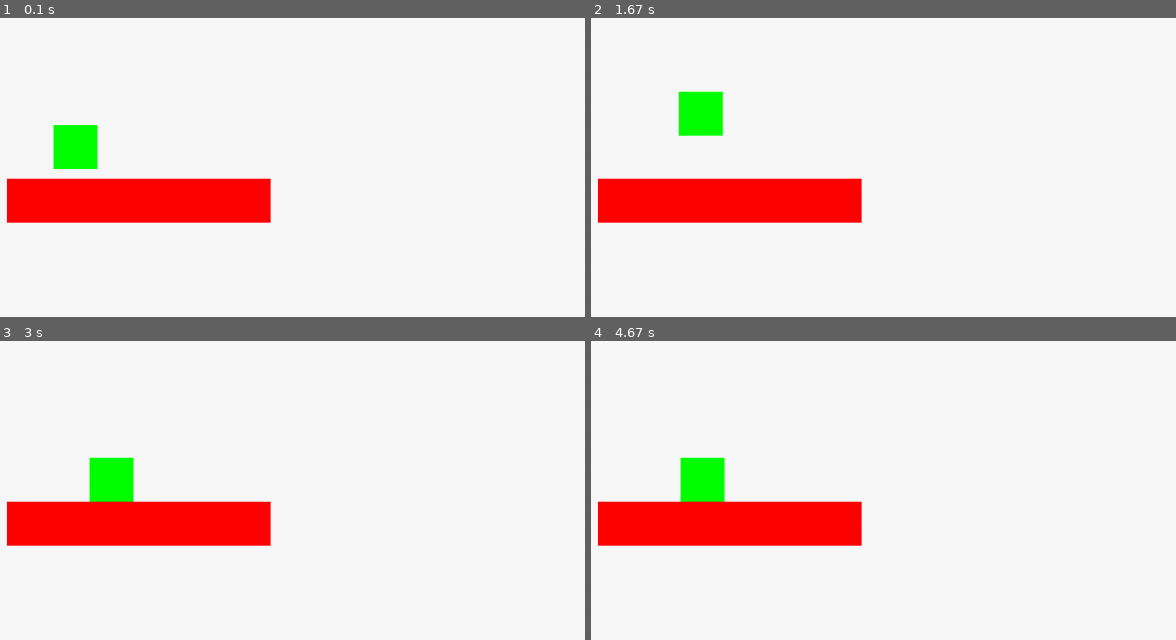
Above: before the commit, frames 1-4 (two rows, left to right).
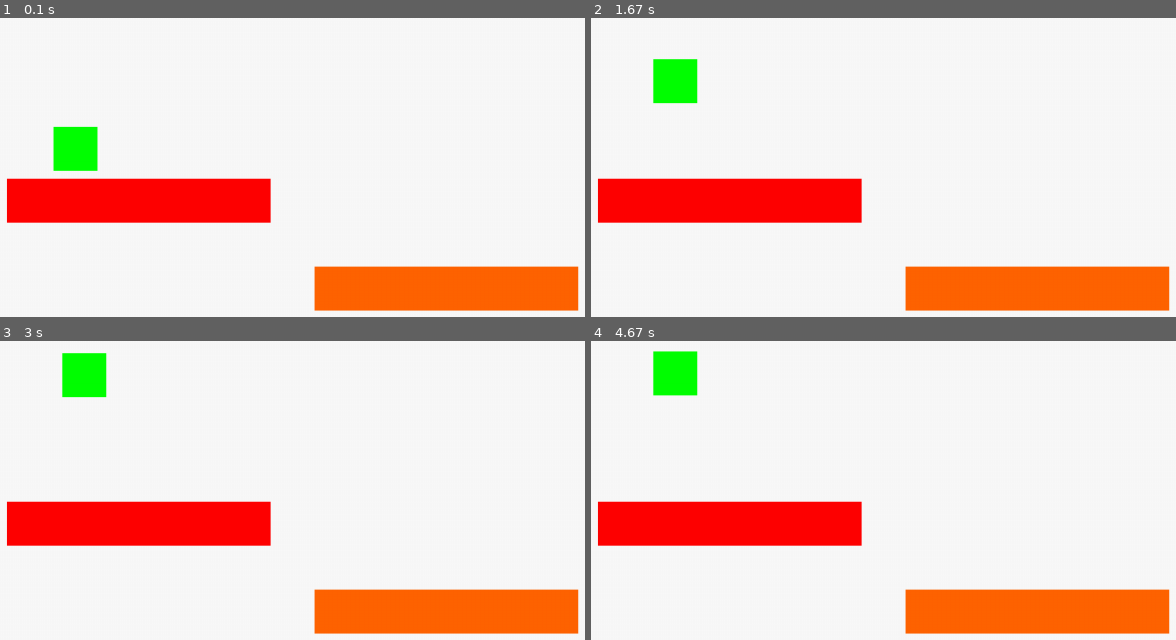
Above: after the commit, the same moments.

Repository: icanwalkonwater/sb-gamejam-pygame
Game: pygame game, started from src/main.py
The game is run twice, just before and just after one commit, with the same random seed, the same clock (stepped at 60 frames per second) and the same inputs.
Inputs:
- Up to frame 1 (0.1 s): no input
- Up to frame 2 (1.67 s): hold Space 0.33-0.8 s; tap D at 0.83 s
- Up to frame 3 (3 s): tap Space at 2.17 s
- Up to frame 4 (4.67 s): tap Space at 3.57, 3.87 s

The runs differ from the first frame. In frame 1, 6.9% of the frame differs, in the area x 9-99%, y 35-98%; in frame 2, 8.9%; in frame 3, 9.1%; in frame 4, 9.1%, in the area x 10-99%, y 3-98%.

Commit message:
Added player controller with left/right and jump, tweaked some variables

Diff:
--- a/src/main.py
+++ b/src/main.py
@@ -5,10 +5,10 @@
 
 from game_object import GameObject
 from keyboard_input import InputController
-from physics import RigidPhysicsAwareGameObject
+from player import Player
 from scene import Scene
 
-FPS_LIMIT = 0
+FPS_LIMIT = 60
 frames = 0
 
 
@@ -22,17 +22,22 @@
     red_box: GameObject = GameObject(red_box_s)
     red_box.move(Vector2(50, 250))
 
+    orange_box_s: Surface = Surface((300, 50))
+    orange_box_s.fill((255, 100, 0))
+
+    orange_box: GameObject = GameObject(orange_box_s)
+    orange_box.move(Vector2(400, 350))
+
     green_box_s = Surface((50, 50))
     green_box_s.fill((0, 255, 0))
 
-    green_box = RigidPhysicsAwareGameObject(green_box_s, .1)
-    # green_box = PhysicsAwareGameObject(green_box_s, .1)
-    green_box.move(Vector2(100, 200))
-    green_box.apply_force(Vector2(500, -1400))
+    player = Player(green_box_s, .5)
+    player.move(Vector2(100, 200))
+    player.apply_force(Vector2(500, -1400))
 
-    green_box.add_to_collision_mask(red_box)
+    player.add_to_collision_mask(red_box, orange_box)
 
-    return Scene(background, [red_box], [green_box])
+    return Scene(background, [red_box, orange_box], [player])
 
 
 def main():
@@ -44,12 +49,13 @@
     pygame.mouse.set_visible(True)
 
     # Setup input controller
-    input_controller: InputController = InputController()
-    input_controller.acceleration *= 2
+    input_controller: InputController = InputController(vertical=(pygame.K_SPACE, -1))
+    input_controller.acceleration = Vector2(3, 10)
 
     # Setup scene
     scene = create_test_scene(screen)
     scene.draw_init(screen)  # Initial draw (background)
+    scene.dynamics.sprites()[0]._input_controller = input_controller  # Setup player
 
     # Setup clock
     clock: pygame.time.Clock = pygame.time.Clock()
@@ -62,16 +68,10 @@
     while True:
         delta_time = clock.get_time()
 
-        # Hacky move player around
-        # TODO: a player controller
-        motion: Vector2 = input_controller.get_motion() * delta_time
-        scene.dynamics.sprites()[0].apply_force(motion)
-
         # Dispatch update through every game objects of the scene
         scene.update(delta_time)
 
         # Draw pass
-        # TODO: Very crappy performances
         for invalidated in scene.draw_auto(screen):
             pygame.display.update(invalidated)
 
--- a/src/physics.py
+++ b/src/physics.py
@@ -10,7 +10,7 @@
 
 PHYSICS_NULLIFY_THRESHOLD = 1
 PHYSICS_GRAVITY = Vector2(0, 9.31)
-PHYSICS_STANDARD_RESISTANCE = 0.02
+PHYSICS_STANDARD_RESISTANCE = 0.06
 
 
 class ImpactSide(Enum):
@@ -77,14 +77,24 @@
         if collides_with is not None:
             self.collision_mask.add(*collides_with)
 
-    def add_to_collision_mask(self, collider: GameObject):
-        self.collision_mask.add(collider)
+    def add_to_collision_mask(self, *colliders: [GameObject]):
+        self.collision_mask.add(colliders)
 
     @staticmethod
     def __normalize_angle(angle: float) -> float:
         return angle % 360 - 180
 
-    def compute_collisions(self):
+    def update(self, delta_time: float):
+
+        # Quick fix: re-enable gravity if we are still moving (do allow use to fall from edges)
+        if self.velocity.x != 0:
+            self.is_on_ground = False
+
+        PhysicsAwareGameObject.update(self, delta_time)
+
+        self._compute_collisions()
+
+    def _compute_collisions(self):
         other: GameObject
         for other in self.collision_mask.sprites():
             self_rect = self.rect
@@ -144,12 +154,8 @@
                 #
                 # self._on_collide(other, direction_of_impact, local_impact_point)
 
-    def update(self, delta_time: float):
-        PhysicsAwareGameObject.update(self, delta_time)
-        self.compute_collisions()
-
     def _on_collide(self, other: GameObject, direction_of_impact: Vector2, impact_side: ImpactSide):
-        # print(f"Collided with {other} at {impact_side} (direction: {direction_of_impact}) !")
+        # print(f'Collided with {other} at {impact_side} (direction: {direction_of_impact}) !')
         if impact_side == ImpactSide.BOTTOM:
             self.is_on_ground = True
             self.velocity.y = 0
--- /dev/null
+++ b/src/player.py
@@ -0,0 +1,30 @@
+from pygame import Vector2, Surface
+
+from game_object import GameObject
+from keyboard_input import InputController
+from physics import RigidPhysicsAwareGameObject
+
+JUMP_FORCE = Vector2(0, -4500)
+
+
+class Player(RigidPhysicsAwareGameObject):
+
+    def __init__(self, surface: Surface, weight: float, collides_with: [GameObject] = [],
+                 input_controller: InputController = None):
+        RigidPhysicsAwareGameObject.__init__(self, surface, weight, collides_with)
+        self._input_controller: InputController = input_controller
+
+    def update(self, delta_time: float):
+        RigidPhysicsAwareGameObject.update(self, delta_time)
+
+        motion = self._input_controller.get_motion() * delta_time
+
+        if motion.x != 0:
+            self.apply_force(Vector2(motion.x, 0))
+
+        if motion.y < 0 and self.is_on_ground:
+            self.jump()
+
+    def jump(self):
+        self.is_on_ground = False
+        self.apply_force(JUMP_FORCE)
